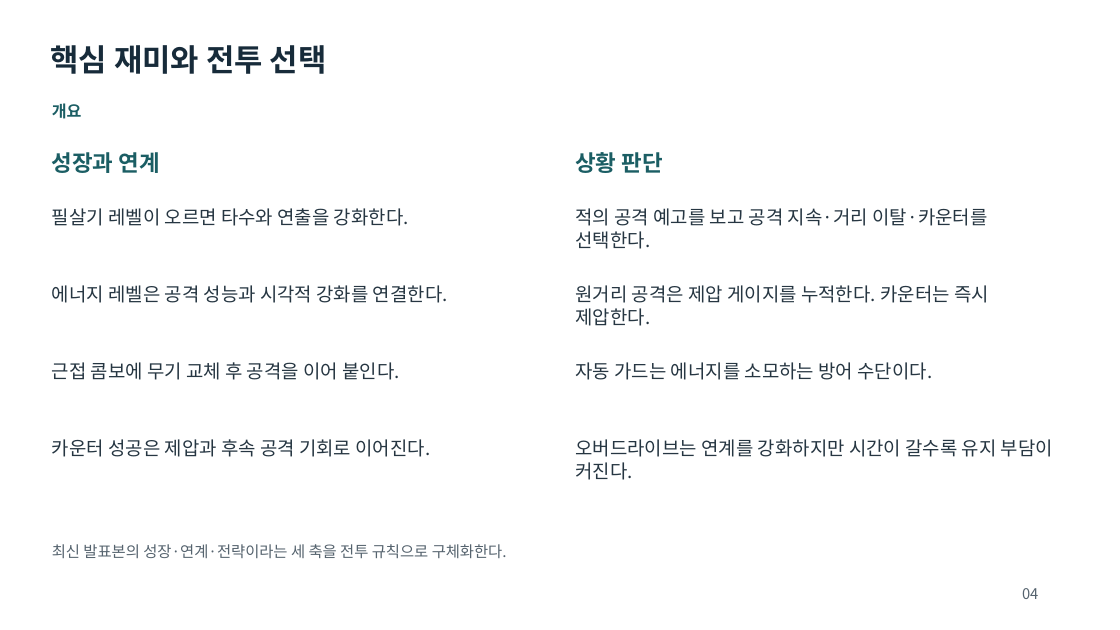
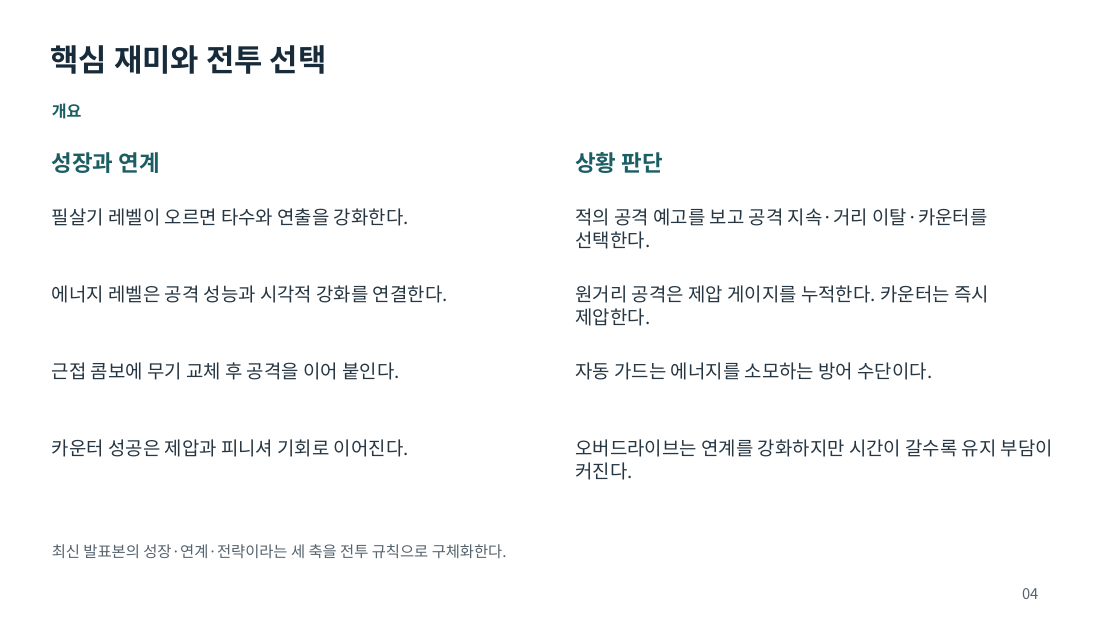
Before and after one commit to rachimel/FerrialDrive, a slide deck: slide 4 of docs/기획서.pptx. Drawn at 1120x630 pixels with LibreOffice and Linux fonts; fonts in the diff are those of the drawing. Boxes give left, top, right and bottom in pixels: in the first picture for what was removed or moved away, otherwise in the second. Text is boxed around its words. In the diff, an @@ line names an element or a change of style, - is before the commit and + after.

Commit message:
제압 규칙 확정 및 히로인 AI 이미지 제외

```diff
--- a/docs/기획서.pptx
+++ b/docs/기획서.pptx
@@ text at (52,439,409,457): text changed @@
-카운터 성공은 제압과 후속 공격 기회로 이어진다.
+카운터 성공은 제압과 피니셔 기회로 이어진다.
```
Also in this commit, not shown: 5 other slides changed, 2 other files.
